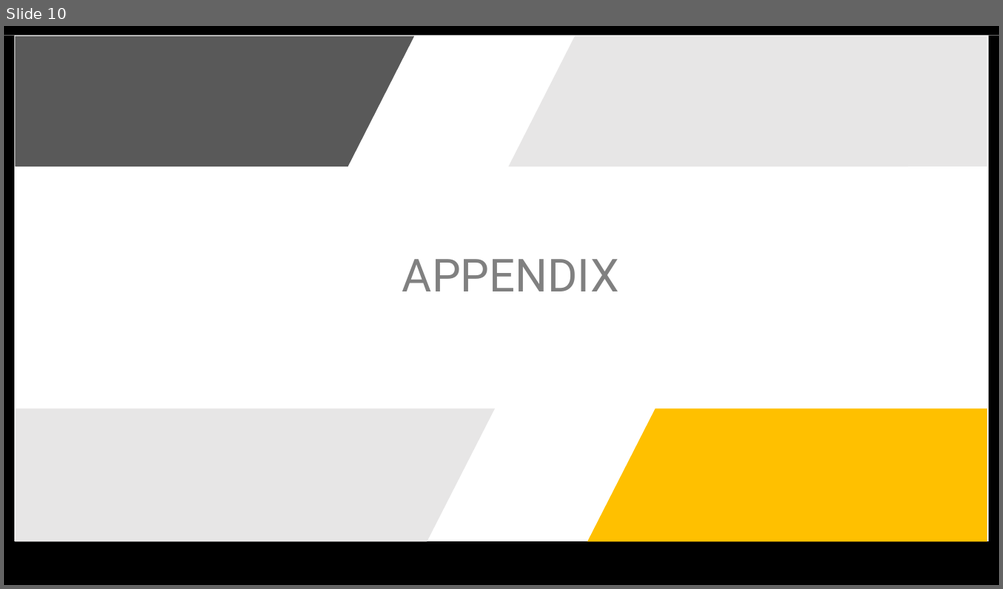
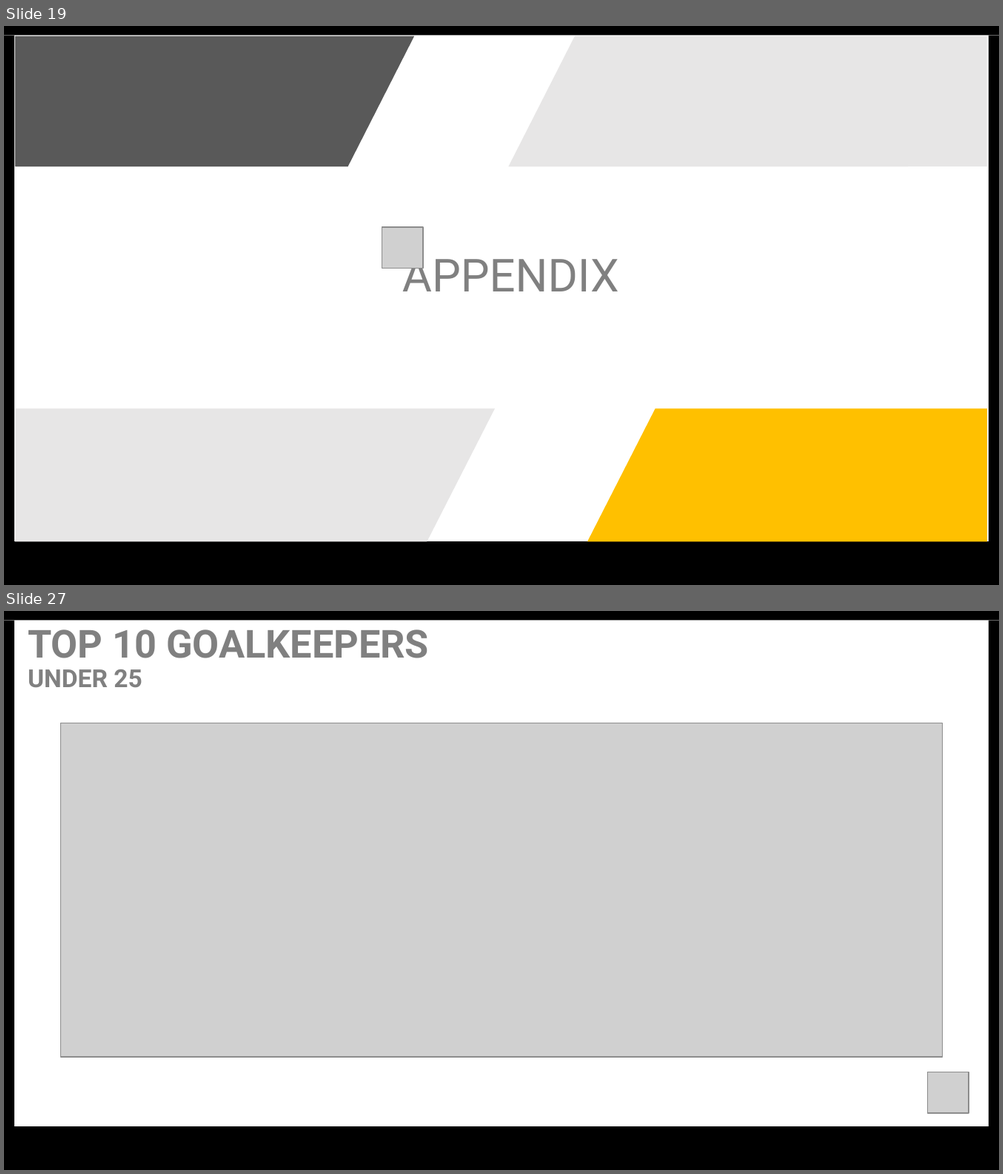
Before and after one commit to ruhama-ahale/soccer_project, a slide deck: Capstone_Final_Report/capstone_project_slide_soccer.pptx. Shown one above the other, each under a label of ours: slide 10 before the commit, slides 19 and 27 after it; the slides between them are not shown. The pictures are 1003x589 and 1003x1174 pixels, drawn with LibreOffice and Linux fonts; fonts in the diff are those of the drawing; grey boxes stand for pictures. Boxes give left, top, right and bottom in pixels: in the first picture for what was removed or moved away, otherwise in the second. Text is boxed around its words. In the diff, an @@ line names an element or a change of style, - is before the commit and + after.

```diff
--- a/Capstone_Final_Report/capstone_project_slide_soccer.pptx
+++ b/Capstone_Final_Report/capstone_project_slide_soccer.pptx
@@ slide 27 added at (4, 611, 999, 1170), background #FFFFFF; not listed: 4 template elements that a slide beside it also shows @@
@@ text added at (28, 629, 429, 687), 28 pt, text #808080, bold @@
+TOP 10 GOALKEEPERS
+UNDER 25
@@ picture added at (61, 723, 942, 1056) @@
@@ picture added at (927, 1073, 967, 1113) @@
@@ what was slide 10 is now slide 19 @@
@@ slide 19 changed as well @@
@@ picture added at (382, 227, 423, 268) @@
```
Also in this commit, not shown: 4 other slides changed, 21 other slides added, 6 slides removed, 10 other files.
